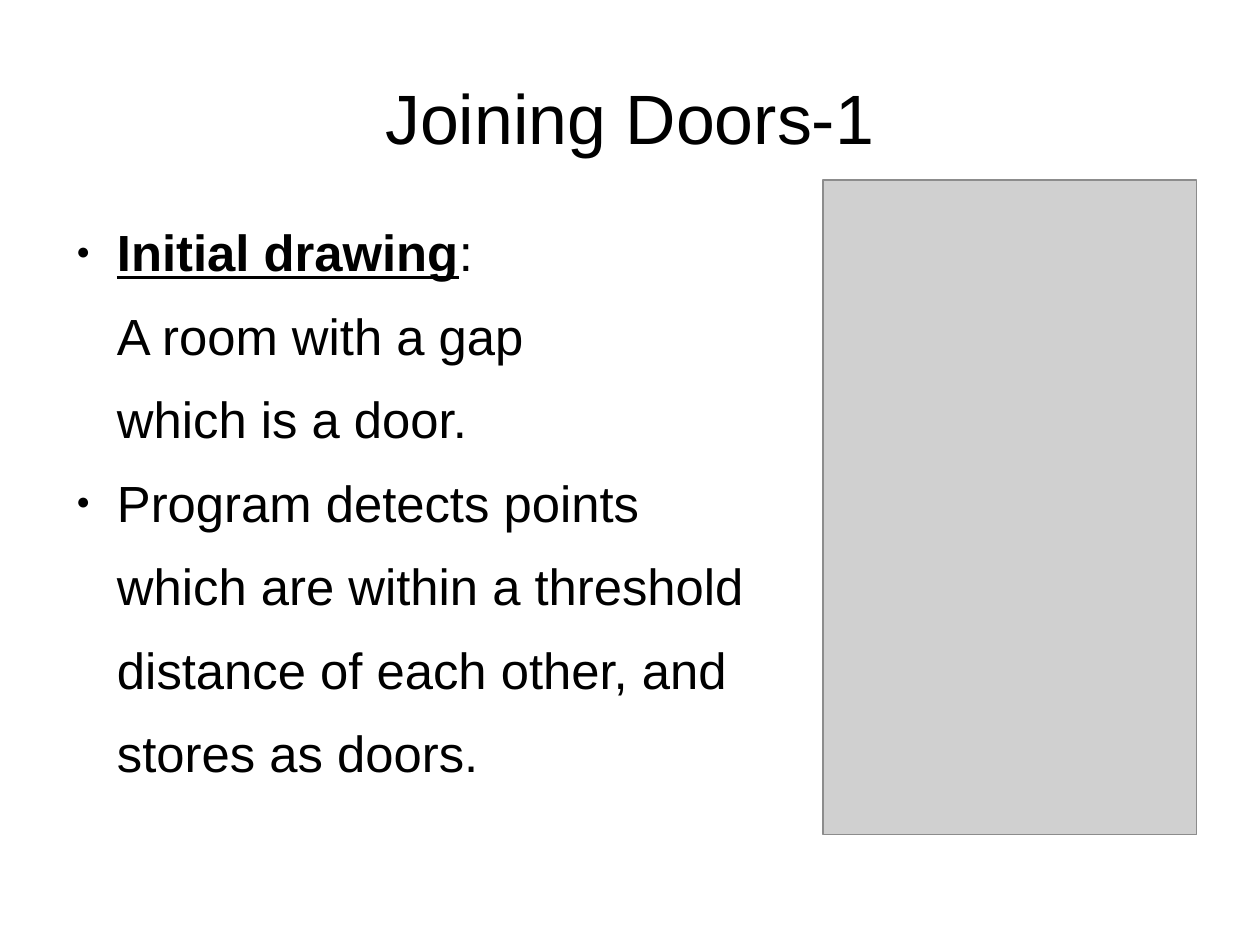
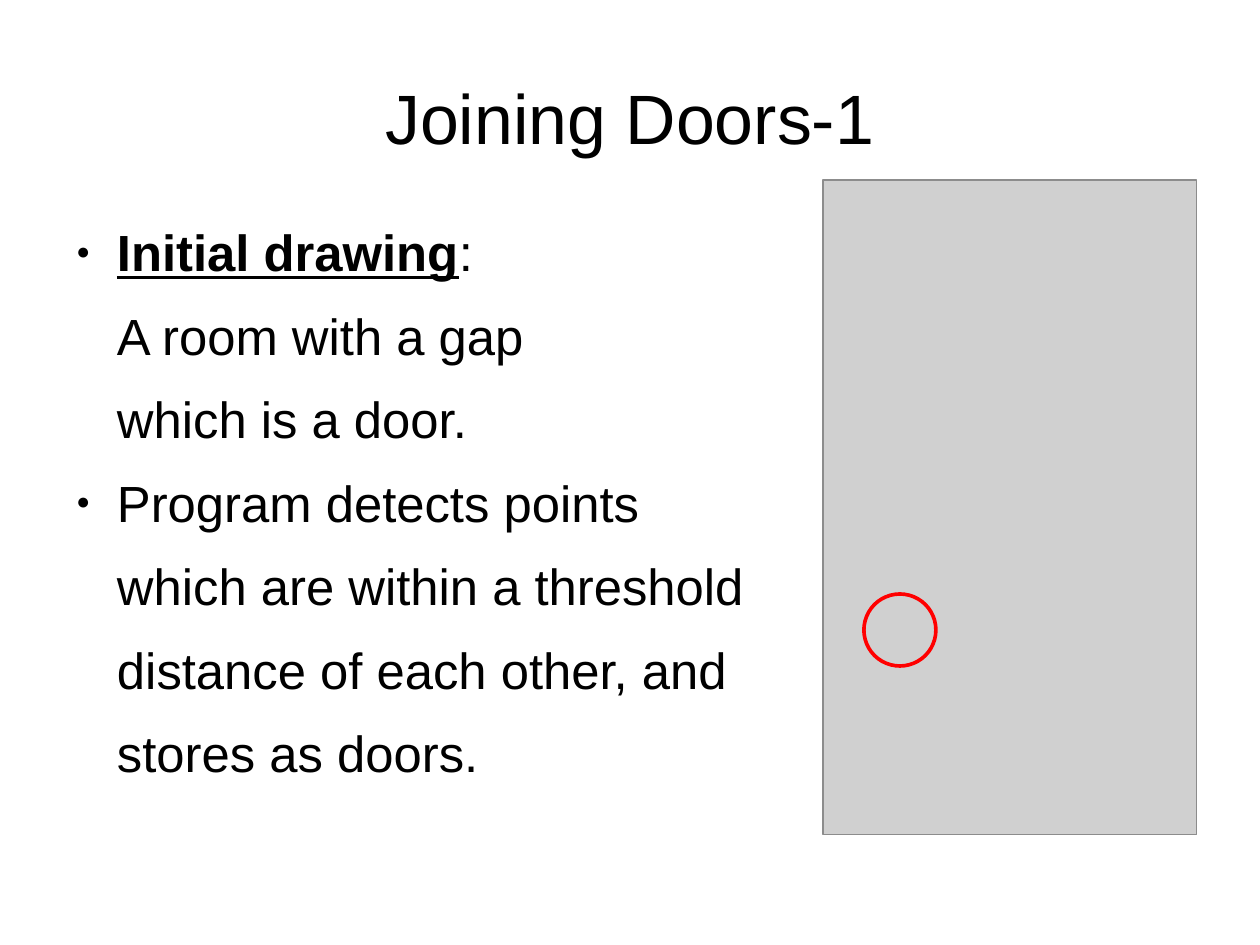
Before and after one commit to AdityaCheruvu/Indoor-GIS, a slide deck: slide 3 of Documentation/Presentation2.odp. Drawn at 1260x945 pixels with LibreOffice and Linux fonts; fonts in the diff are those of the drawing; grey boxes stand for pictures. Boxes give left, top, right and bottom in pixels: in the first picture for what was removed or moved away, otherwise in the second. Text is boxed around its words. In the diff, an @@ line names an element or a change of style, - is before the commit and + after.

```diff
--- a/Documentation/Presentation2.odp
+++ b/Documentation/Presentation2.odp
@@ ellipse added at bbox=[864, 595, 936, 667], outline #FF0000 2.3 pt @@
```
Also in this commit, not shown: 7 other slides changed, 1 other file.
